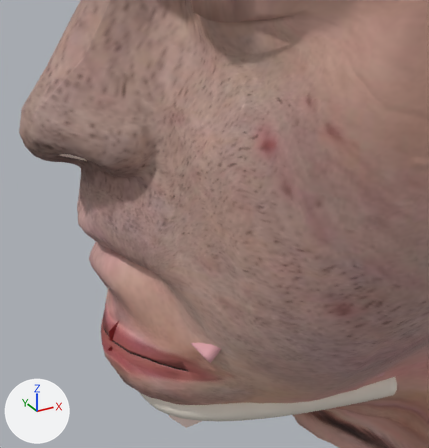
One commit to the glTF model tools/boca3d_demo/cara.glb: the scene before it, then after it.
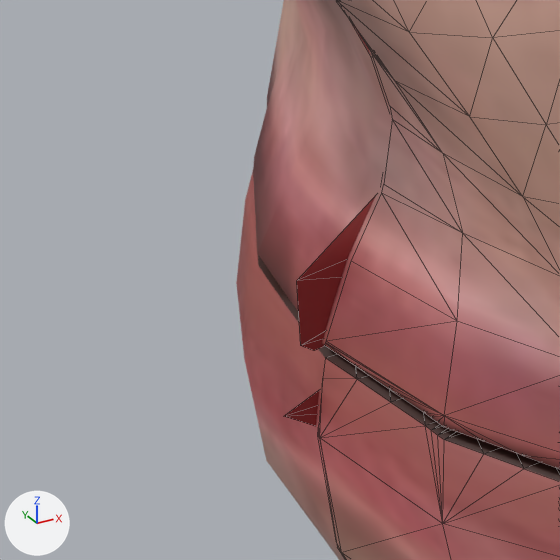
Old and new are each drawn from a camera (50 mm lens) standing at (-4.937, -5.775, 4.264) and looking at (-1.823, -0.114, 1.434) and again close up on the part from 16% to 34% of the width and 65% to 82% of the height. The lights are fixed; the arrows at lower left show +X, +Y and +Z. The last two pictures show the newer version. Both versions are drawn at full value of the shape key 'labio_atras' of 'corte_labio_sup'; the numbers are the values there. The close-ups show mesh edges as thin lines. Vertices at exactly the same position are counted once.

The first close-up shows 'cabeza_cercana', 'cabeza_lejana', 'corte_labio_inf', 'corte_labio_sup'.
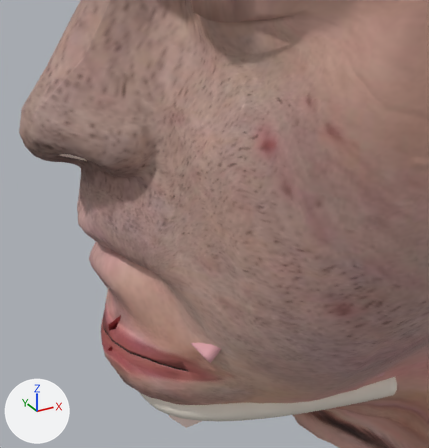
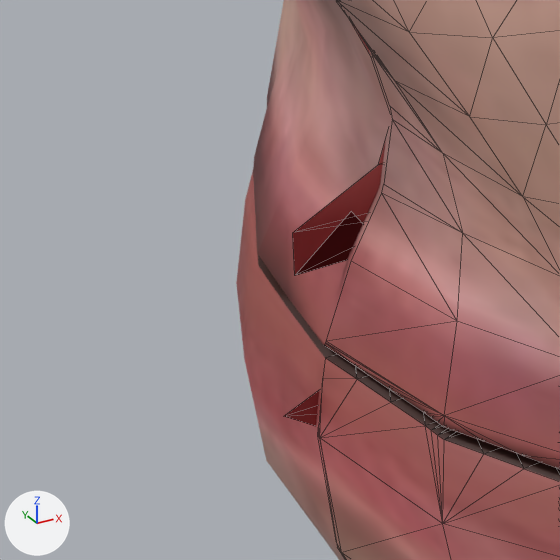
Pixel boxes [x1, y1, x2, y2] of what changed, in the close-ups (560 x 560 px; the box of a moved part takes in the faces that stretch with it):
```json
{"object": "corte_labio_sup", "change": "reshaped", "before": [297, 22, 387, 351], "after": [293, 22, 387, 275]}
{"part": 1, "of": "me_corte_labio_sup", "change": "moved or reshaped", "before": [297, 195, 376, 351], "after": [293, 140, 386, 275]}
```

Edits to the scene script, one JSON object a line:
```json
{"block": "me_corte_labio_sup", "where": "# used by ob_corte_labio_sup; location = (0.0, 0.0, 0.0)"}
{"op": "remove", "block": "me_corte_labio_sup", "code": "me_corte_labio_sup.from_pydata(...)  # 12 vertices, 10 faces; spans x -3.176..-2.62, y 0.01, z 0.15..0.85"}
{"op": "add", "block": "me_corte_labio_sup", "code": "me_corte_labio_sup.from_pydata(...)  # 12 vertices, 10 faces; spans x -3.176..-2.62, y 0.01, z 0.301..0.85"}
{"block": "me_corte_labio_sup", "change": "me_corte_labio_sup part 1"}
{"op": "set", "path": "me_corte_labio_sup.vertices[2].co", "old": "(-2.752, 0.01, 0.35)", "new": "(-2.752, 0.01, 0.37)"}
{"op": "set", "path": "me_corte_labio_sup.vertices[3].co", "old": "(-2.954, 0.01, 0.24)", "new": "(-2.954, 0.01, 0.348)"}
{"op": "set", "path": "me_corte_labio_sup.vertices[4].co", "old": "(-3.021, 0.01, 0.17)", "new": "(-3.021, 0.01, 0.303)"}
{"op": "set", "path": "me_corte_labio_sup.vertices[5].co", "old": "(-3.154, 0.01, 0.15)", "new": "(-3.074, 0.01, 0.39)", "note": "pixel (314, 350) -> pixel (351, 211)"}
{"op": "set", "path": "me_corte_labio_sup.vertices[6].co", "old": "(-3.176, 0.01, 0.167)", "new": "(-3.176, 0.01, 0.301)", "note": "pixel (300, 345) -> pixel (294, 275)"}
{"op": "set", "path": "me_corte_labio_sup.vertices[7].co", "old": "(-3.173, 0.01, 0.29)", "new": "(-3.173, 0.01, 0.381)", "note": "pixel (296, 280) -> pixel (292, 232)"}
{"op": "set", "path": "me_corte_labio_sup.vertices[8].co", "old": "(-3.024, 0.01, 0.414)", "new": "(-3.024, 0.01, 0.461)", "note": "not seen -> pixel (378, 164)"}
{"op": "set", "path": "me_corte_labio_sup.vertices[9].co", "old": "(-2.996, 0.01, 0.537)", "new": "(-2.996, 0.01, 0.542)"}
```
